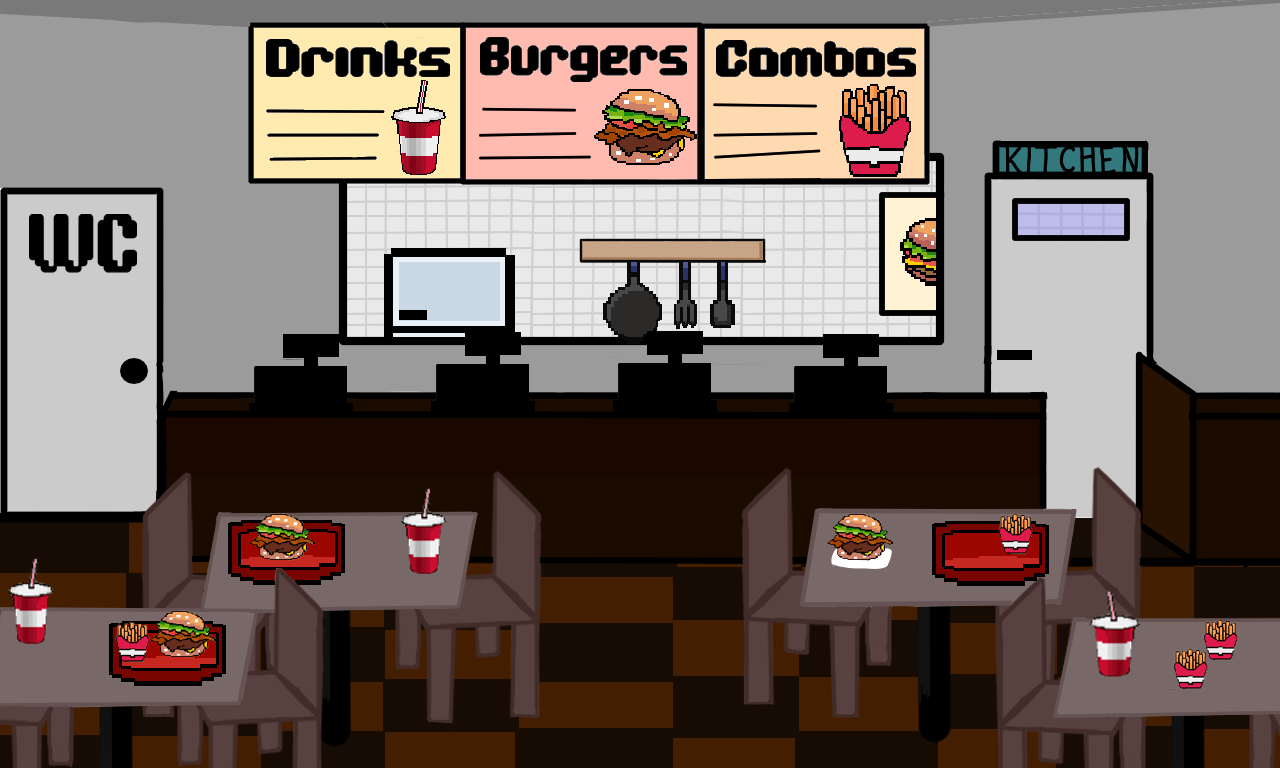
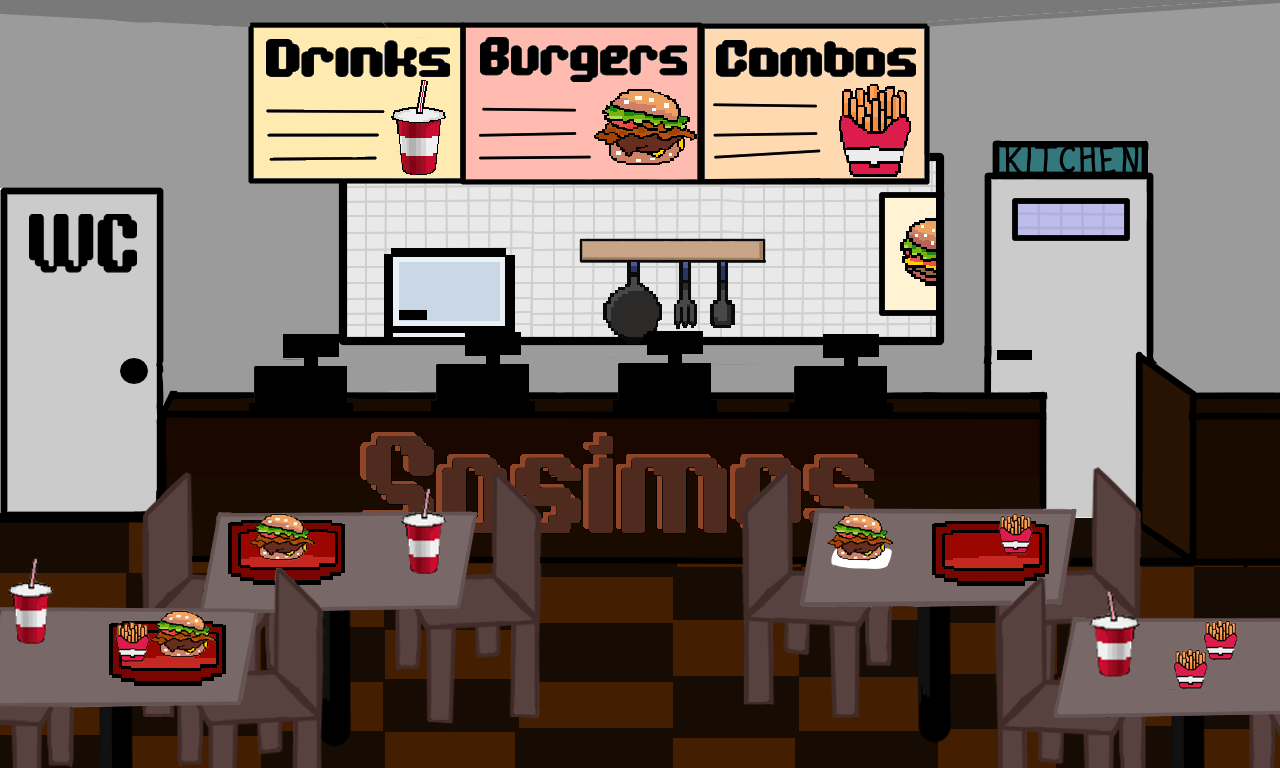
Revision of a layered w=1280, h=768 image; what changed, layer by layer:
painted on "table 1" over [360, 432, 874, 534]
painted on "details" over [360, 432, 874, 534]
added layer "Paint Layer 2 (pasted)" above "paint" over [360, 432, 874, 534]
painted on "paint" over [360, 432, 874, 534]
